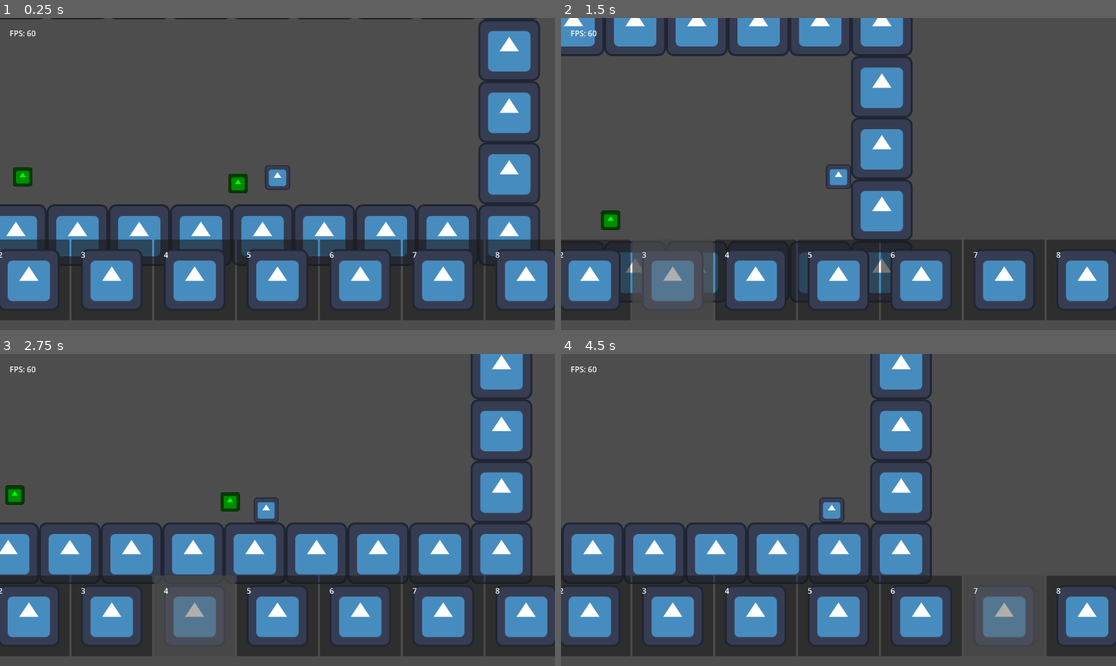
Above: before the commit, frames 1-4 (two rows, left to right).
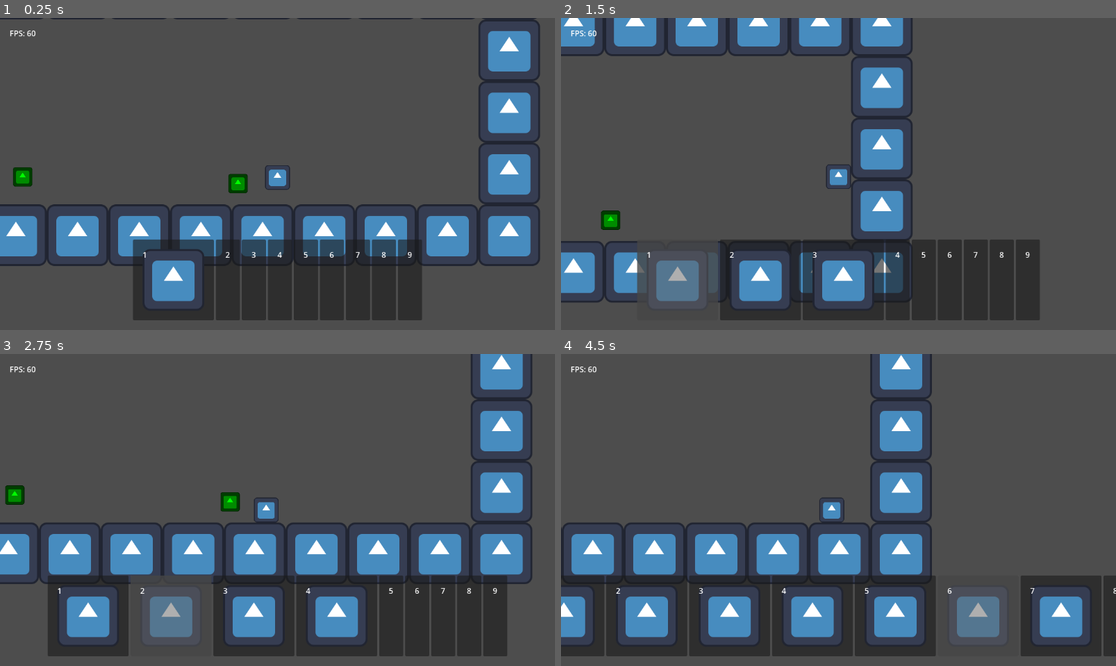
Above: after the commit, the same moments.

Repository: TheHumanMRP/RPG-Life-Tracker
Game: Godot game, scene res://Folders/Systems/Main/Scenes/main_scene.tscn
Same seed, same stepped clock (60 frames per second), same inputs: the game is played once before the commit and once after it. The engine's default icon, where the game draws it, is replaced by a stand-in: a white triangle on a blue panel in a dark square.
Inputs (mouse positions are in pixels of both pictures, inside the frame that each line leads up to):
- Up to frame 1 (0.25 s): no input
- Up to frame 2 (1.5 s): move the mouse to (588, 280) at 0.52 s; hold D (move_right) from 0.53 s (still down); tap I (add_test_sword) at 0.6, 1.35 s; click (588, 280) at 0.67 s; tap Space (jump) at 0.77 s; move the mouse to (672, 280) at 1.27 s; click (672, 280) at 1.42 s
- Up to frame 3 (2.75 s): tap Space (jump) at 1.52 s; move the mouse to (194, 616) at 2.02 s; release D (move_right) at 2.03 s; hold A (move_left) from 2.03 s (still down); tap I (add_test_sword) at 2.1 s; click (194, 616) at 2.17 s
- Up to frame 4 (4.5 s): move the mouse to (838, 616) at 2.77 s; release A (move_left) at 2.78 s; hold D (move_right) 2.78-4.28 s; tap I (add_test_sword) at 2.85, 3.6, 4.35 s; click (838, 616) at 2.92 s; tap Space (jump) at 3.02, 3.77 s; move the mouse to (921, 616) at 3.52 s; click (921, 616) at 3.67 s; move the mouse to (1005, 616) at 4.27 s; hold A (move_left) from 4.28 s (still down); click (1005, 616) at 4.42 s

The runs differ from the first frame. In frame 1, 16% of the frame differs, in the area x 0-100%, y 71-97%; in frame 2, 11%; in frame 3, 14%; in frame 4, 14%.

Commit message:
Auto commit at 2026-07-06 14:52:22

Diff:
--- a/Folders/Systems/Inventory_System/Scripts/hotbar_slot.gd
+++ b/Folders/Systems/Inventory_System/Scripts/hotbar_slot.gd
@@ -58,12 +58,12 @@
 	return inventory.get_item_by_id(item_id)
 
 func refresh_logo() -> void:
+	display_logo.texture = null
+
 	if item_id == EMPTY_SLOT:
 		return
 
 	var item = get_item()
-
-	display_logo.texture = null
 
 	if not item:
 		return
